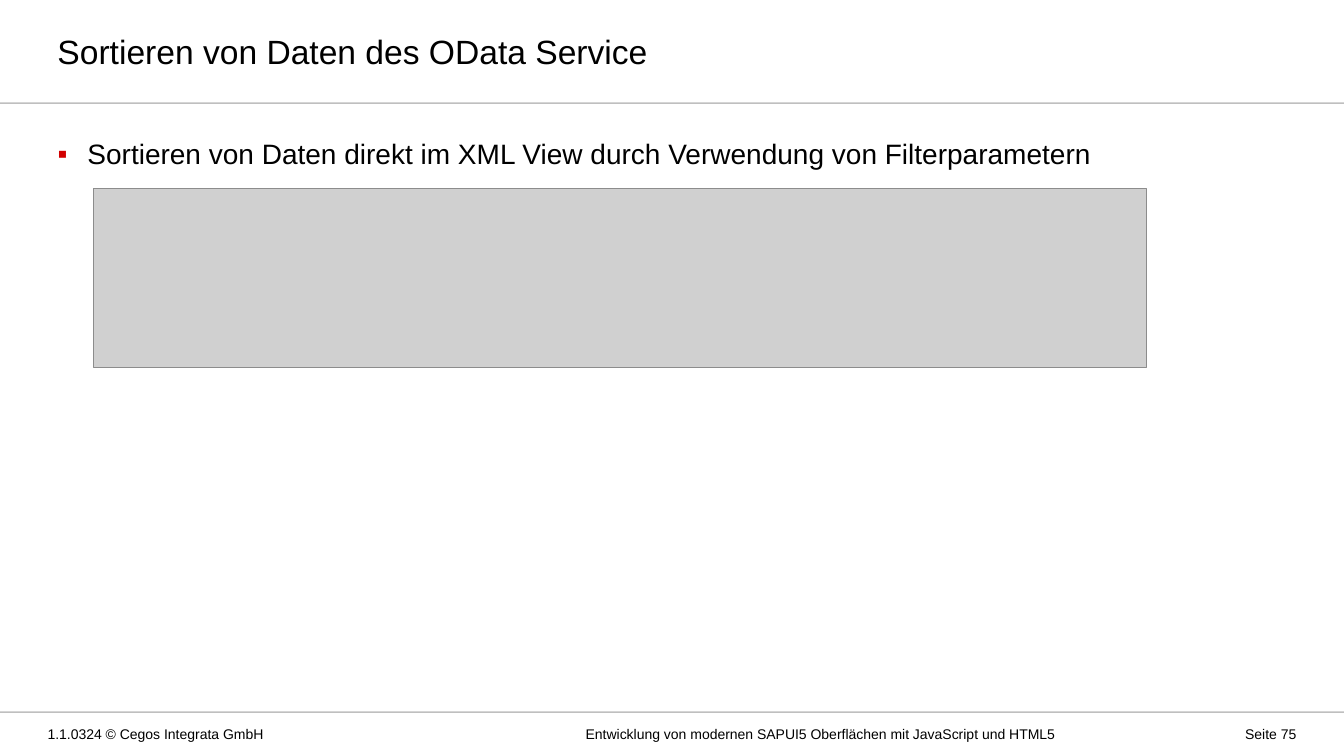
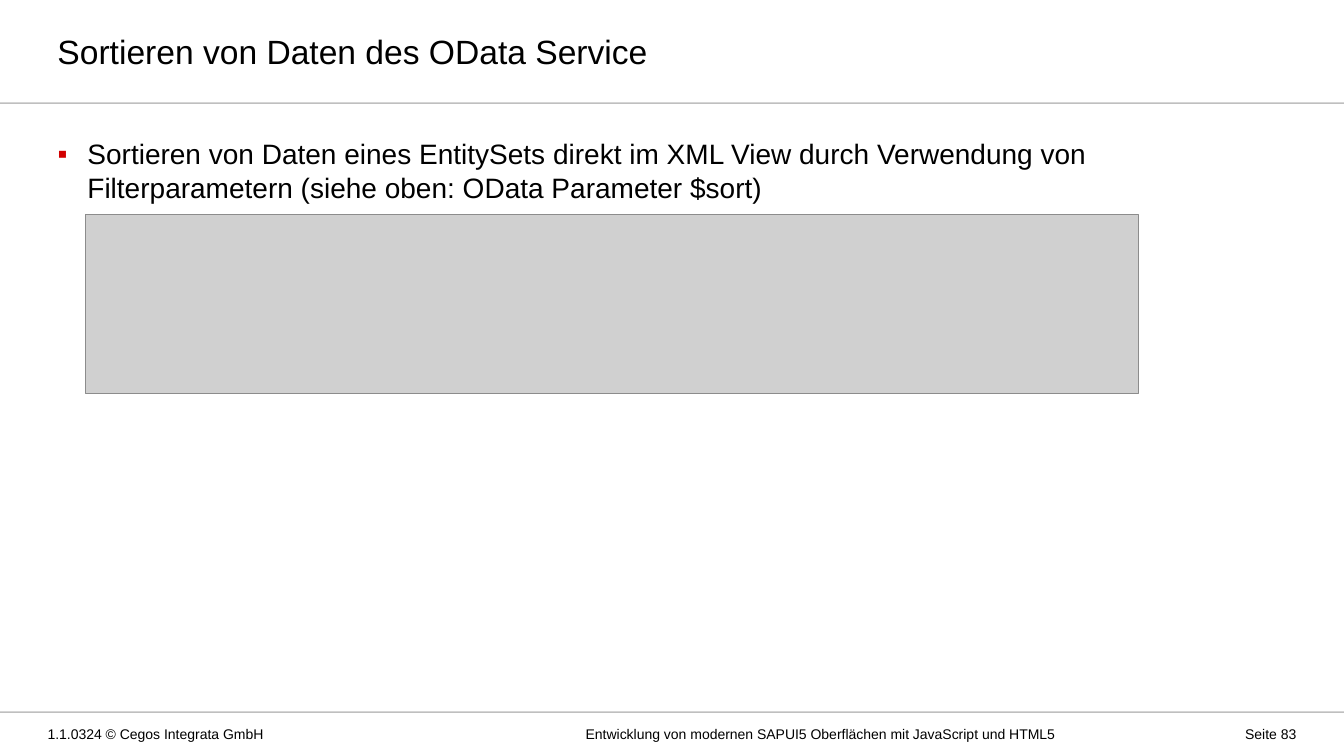
Before and after one commit to MatLange/Schulung-SAPUI5-und-Fiori, a slide deck: slide 83 of Präsentationsfolien/Tag03_SAPUI5-Fiori_DE.pptx (slide 75 before the commit). Drawn at 1344x756 pixels with LibreOffice and Linux fonts; fonts in the diff are those of the drawing; grey boxes stand for pictures; background and template pictures are left out. Boxes give left, top, right and bottom in pixels: in the first picture for what was removed or moved away, otherwise in the second. Text is boxed around its words. In the diff, an @@ line names an element or a change of style, - is before the commit and + after.

```diff
--- a/Präsentationsfolien/Tag03_SAPUI5-Fiori_DE.pptx
+++ b/Präsentationsfolien/Tag03_SAPUI5-Fiori_DE.pptx
@@ text at [87,143,1086,203]: text changed @@
-▪ Sortieren von Daten direkt im XML View durch Verwendung von Filterparametern
+▪ Sortieren von Daten eines EntitySets direkt im XML View durch Verwendung von Filterparametern (siehe oben: OData Parameter $sort)
@@ picture: place and size @@
-picture at [94,189,1146,368]
+picture at [86,215,1138,394]
@@ page number at [1245,729,1297,739]: text changed @@
-Seite 75
+Seite 83
```
Also in this commit, not shown: 15 other slides changed, 8 slides added, 1 other file.
